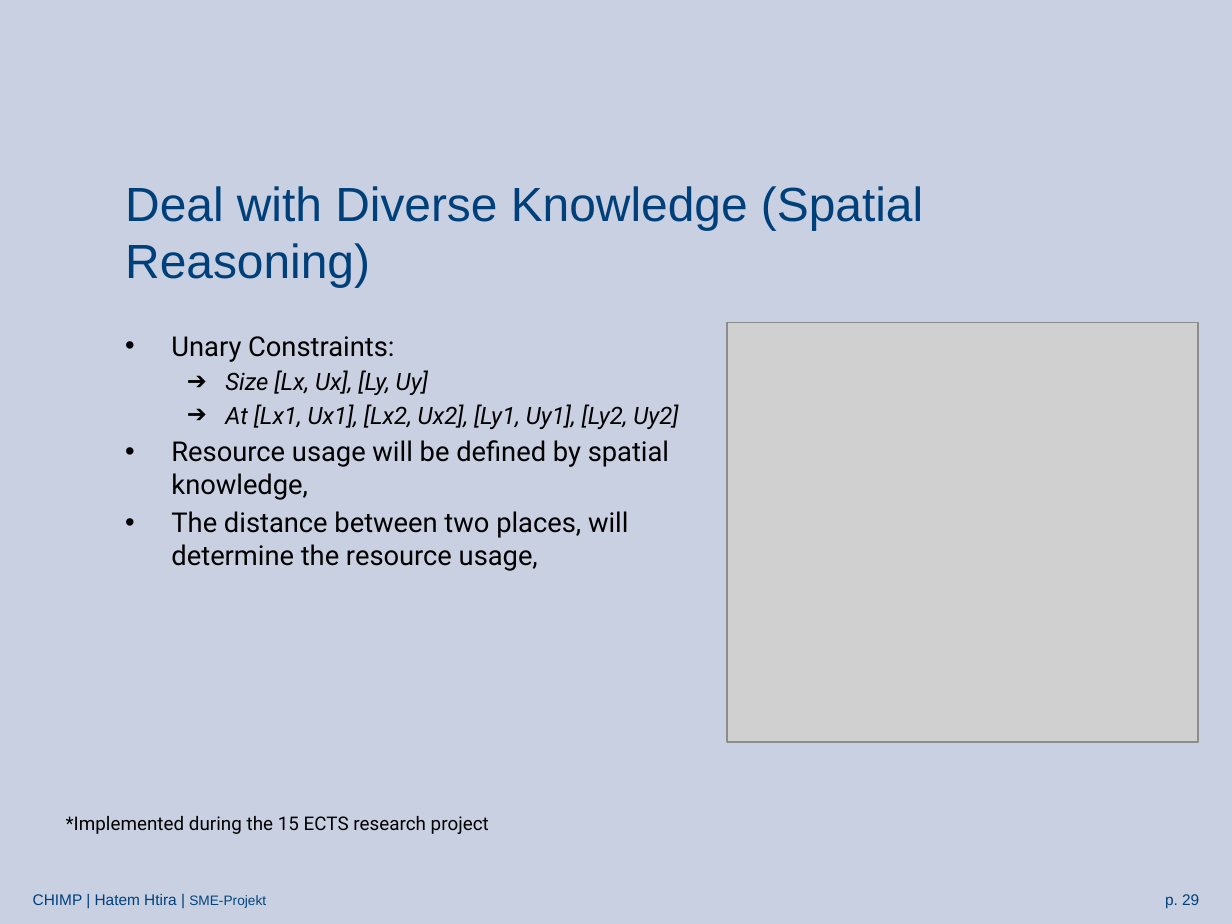
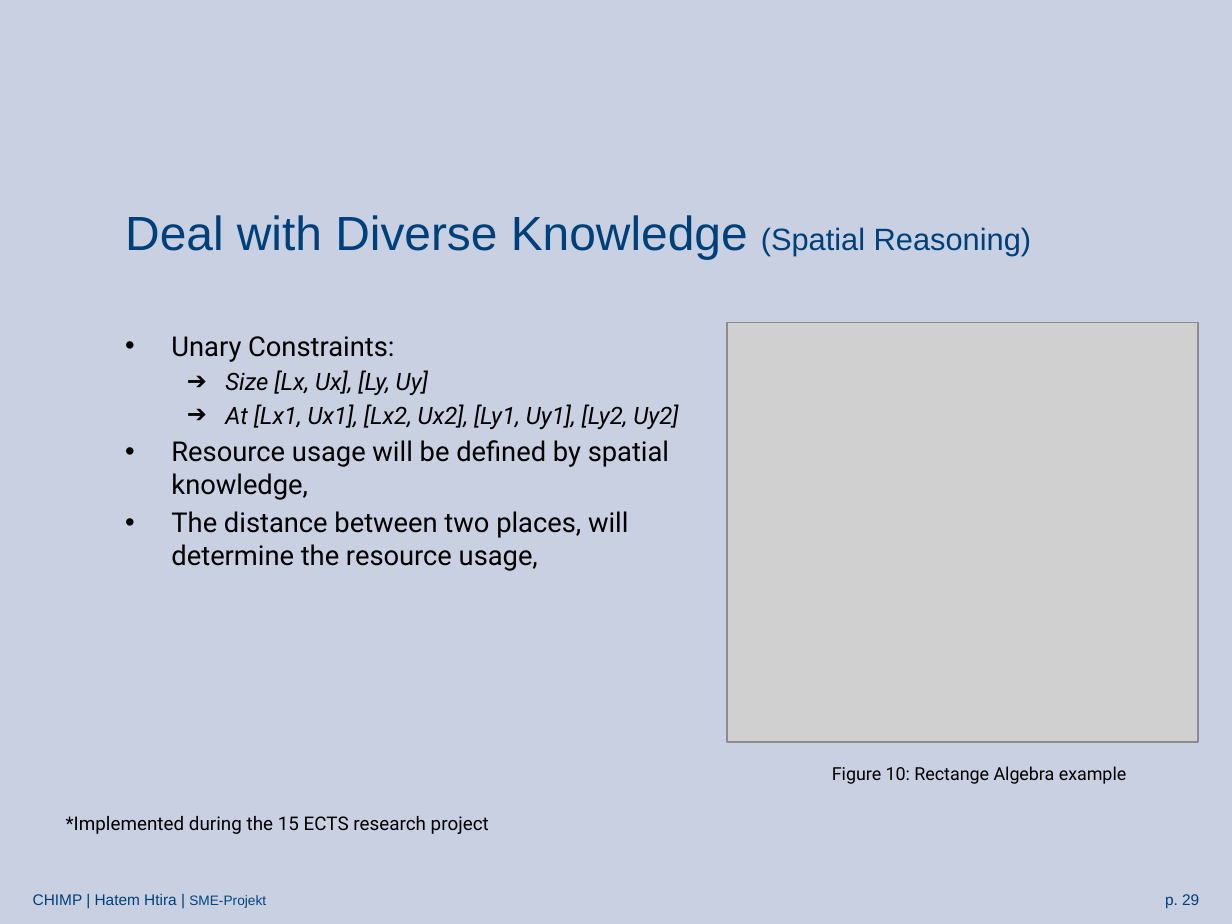
Before and after one commit to htiraHatem/CHIMP_MDP, a slide deck: slide 29 of HTN2MDP presentation.pptx. Drawn at 1232x924 pixels with LibreOffice and Linux fonts; fonts in the diff are those of the drawing; grey boxes stand for pictures; background and template pictures are left out. Boxes give left, top, right and bottom in pixels: in the first picture for what was removed or moved away, otherwise in the second. Text is boxed around its words. In the diff, an @@ line names an element or a change of style, - is before the commit and + after.

```diff
--- a/HTN2MDP presentation.pptx
+++ b/HTN2MDP presentation.pptx
@@ title "Deal with Diverse Knowledge (Spatial ..." at box(125, 215, 1031, 259): size 28 to 18 pt in "(Spatial Reasoning)" @@
@@ text added at box(832, 766, 1126, 784), 10.5 pt, text #000000 @@
+Figure 10: Rectange Algebra example
```
Also in this commit, not shown: 13 other slides changed, 3 slides added, 6 slides removed.
